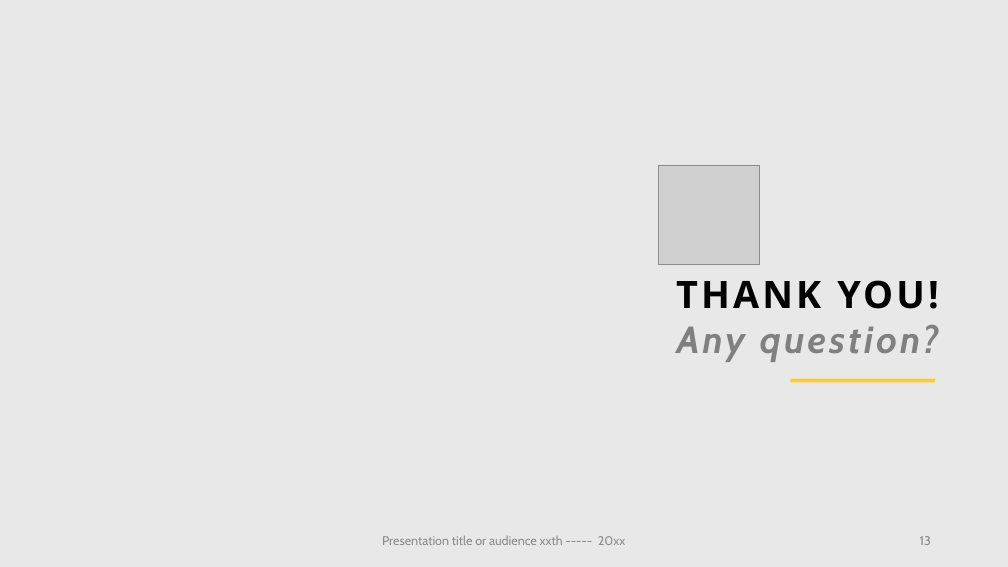
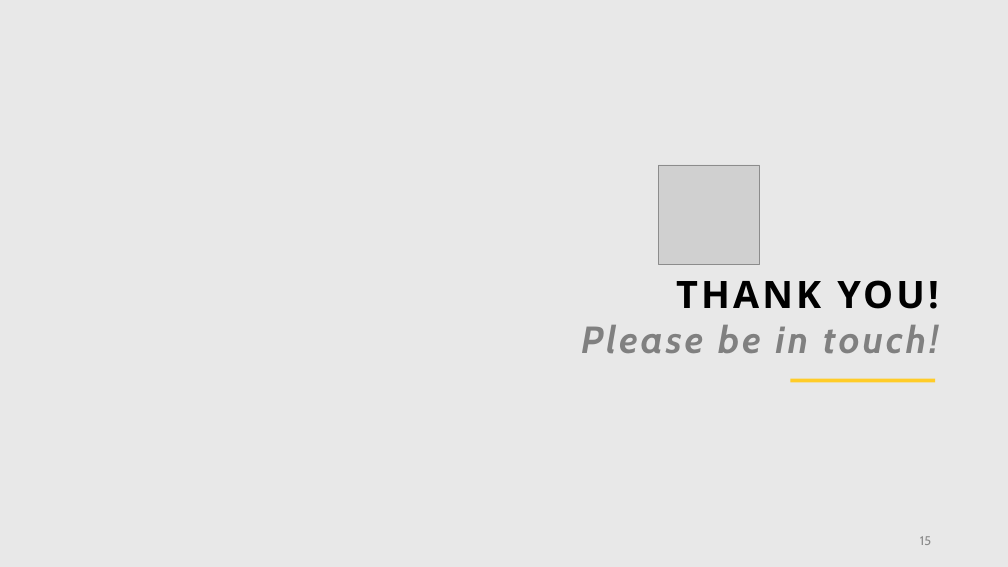
Before and after one commit to brmurray/apagon_april28, a slide deck: slide 15 of reports/Apragon_April28.pptx (slide 13 before the commit). Drawn at 1008x567 pixels with LibreOffice and Linux fonts; fonts in the diff are those of the drawing; grey boxes stand for pictures. Boxes give left, top, right and bottom in pixels: in the first picture for what was removed or moved away, otherwise in the second. Text is boxed around its words. In the diff, an @@ line names an element or a change of style, - is before the commit and + after.

```diff
--- a/reports/Apragon_April28.pptx
+++ b/reports/Apragon_April28.pptx
@@ text at [581,325,939,353]: text changed @@
-Any question?
+Please be in touch!
@@ text removed at [382,536,626,545] @@
-Presentation title or audience xxth ----- 20xx
@@ page number at [920,536,931,545]: text changed @@
-13
+15
```
Also in this commit, not shown: 12 other slides changed, 2 slides added, 12 other files.
